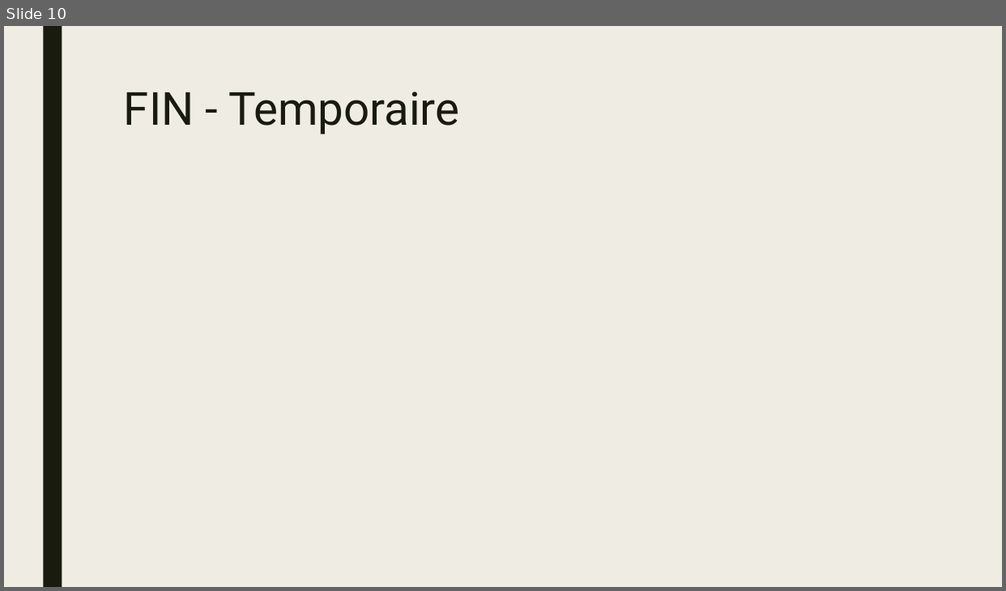
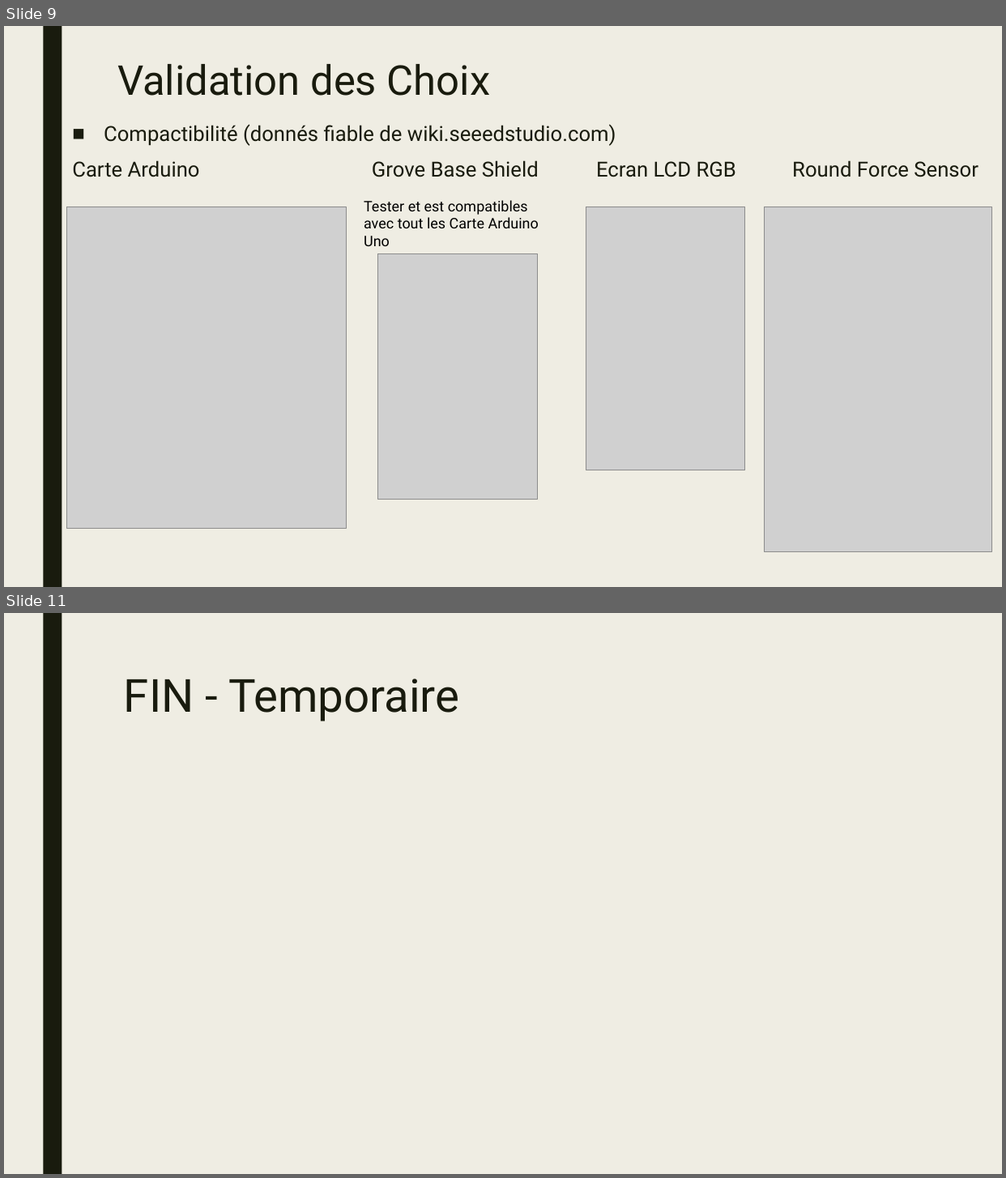
Before and after one commit to BoZhang-dev/Project-Joola, a slide deck: Notes/Presentation-Borui.pptx. Shown one above the other, each under a label of ours: slide 10 before the commit, slides 9 and 11 after it; the slides between them are not shown. The pictures are 1006x591 and 1006x1178 pixels, drawn with LibreOffice and Linux fonts; fonts in the diff are those of the drawing; grey boxes stand for pictures. Boxes give left, top, right and bottom in pixels: in the first picture for what was removed or moved away, otherwise in the second. Text is boxed around its words. In the diff, an @@ line names an element or a change of style, - is before the commit and + after.

```diff
--- a/Notes/Presentation-Borui.pptx
+++ b/Notes/Presentation-Borui.pptx
@@ slide 9 added at [4, 26, 1002, 587], background #EFEDE3; not listed: 1 template element that a slide beside it also shows @@
@@ title added at [117, 64, 491, 96], 39.6 pt, text #191B0E @@
+Validation des Choix
@@ text added at [72, 124, 978, 177], 20 pt, text #191B0E @@
+■ Compactibilité (donnés fiable de wiki.seeedstudio.com)
+Carte Arduino Grove Base Shield Ecran LCD RGB Round Force Sensor
@@ picture added at [67, 207, 346, 528] @@
@@ text added at [364, 200, 539, 228], 14 pt, text #000000 @@
+Tester et est compatibles avec tout les Carte Arduino Uno
@@ picture added at [586, 207, 745, 471] @@
@@ picture added at [765, 207, 992, 552] @@
@@ picture added at [377, 254, 538, 500] @@
@@ what was slide 10 is now slide 11 @@
```
Also in this commit, not shown: 4 slides changed.
